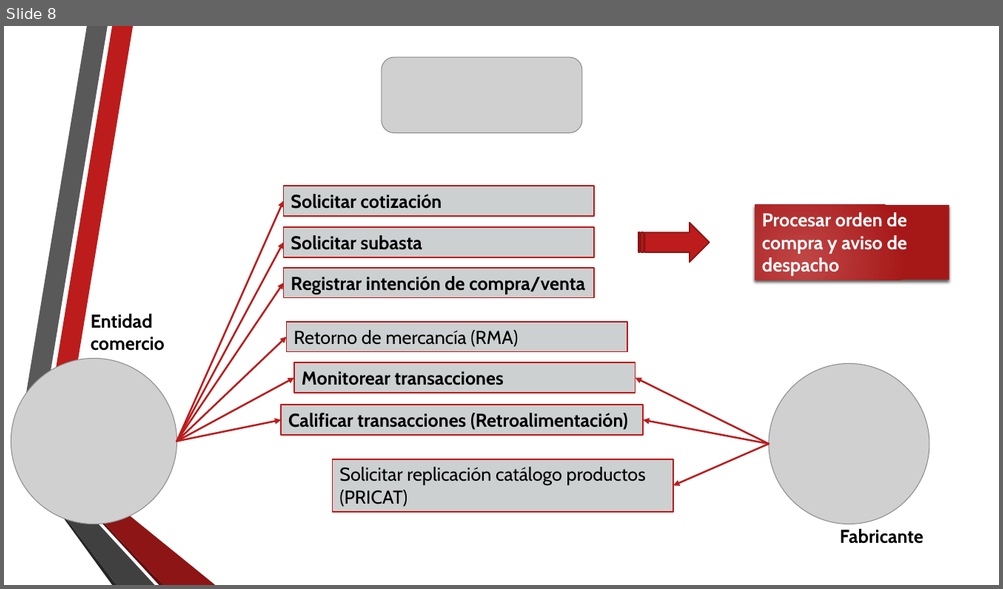
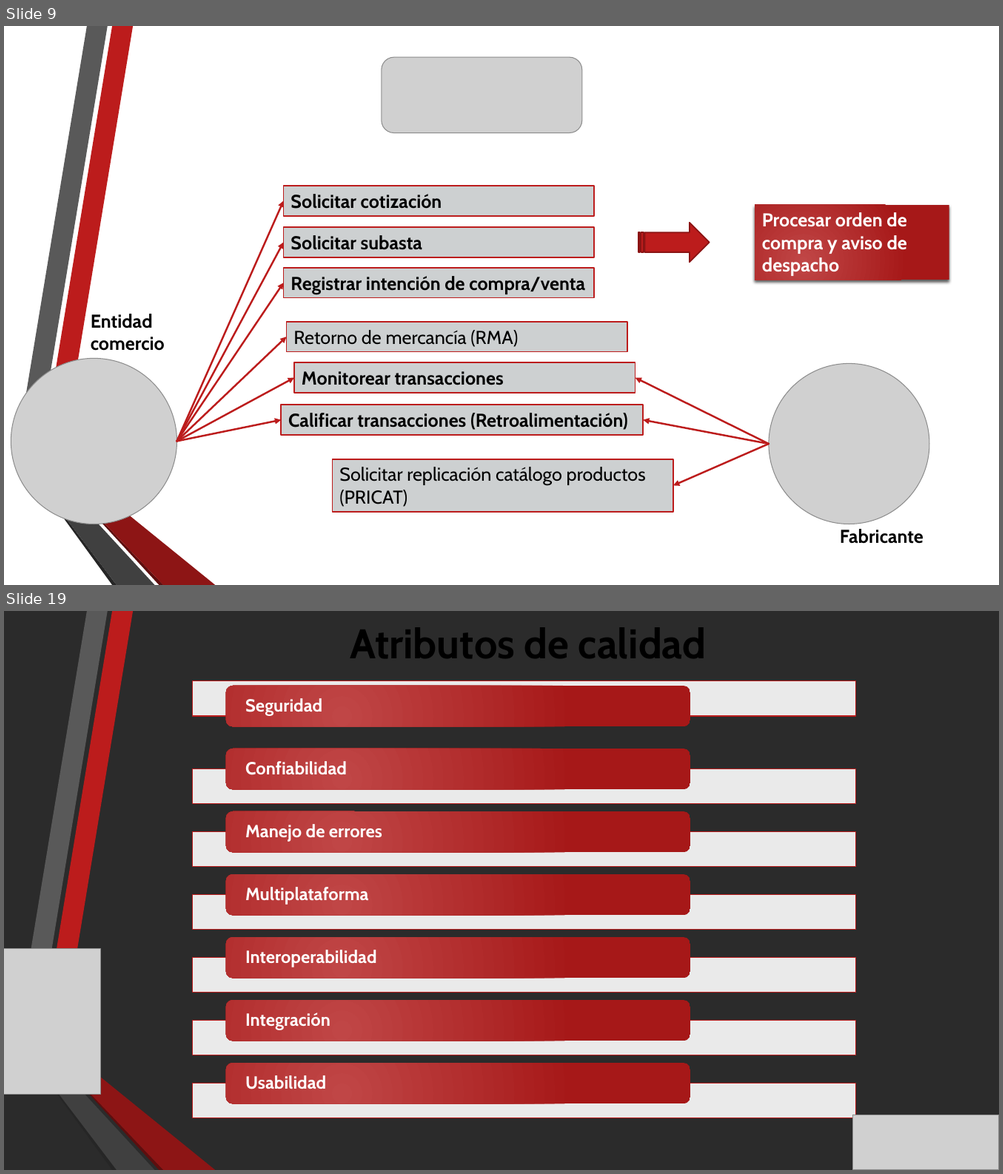
Before and after one commit to gaudisolutions/ecos, a slide deck: Proyecto I/Arquitectura Objetivo MPLA.pptx. Shown one above the other, each under a label of ours: slide 8 before the commit, slides 9 and 19 after it; the slides between them are not shown. The pictures are 1003x589 and 1003x1174 pixels, drawn with LibreOffice and Linux fonts; fonts in the diff are those of the drawing; grey boxes stand for pictures; background and template pictures are left out; a plain dark background stands for a picture behind light text. Boxes give left, top, right and bottom in pixels: in the first picture for what was removed or moved away, otherwise in the second. Text is boxed around its words. In the diff, an @@ line names an element or a change of style, - is before the commit and + after.

```diff
--- a/Proyecto I/Arquitectura Objetivo MPLA.pptx
+++ b/Proyecto I/Arquitectura Objetivo MPLA.pptx
@@ slide 19 added at (x1=4, y1=611, x2=999, y2=1170), background picture (left out); not listed: 6 template elements that a slide beside it also shows @@
@@ title added at (x1=350, y1=627, x2=706, y2=658), 40 pt, text #000000, bold @@
+Atributos de calidad
@@ picture added at (x1=4, y1=949, x2=100, y2=1095) @@
@@ group added at (x1=193, y1=681, x2=856, y2=1119): 7 rectangles, 7 rounded rectangles, 7 texts @@
+Seguridad
+Confiabilidad
+Manejo de errores
+Multiplataforma
+Interoperabilidad
+Integración
+Usabilidad
@@ picture added at (x1=852, y1=1116, x2=999, y2=1170) @@
@@ what was slide 8 is now slide 9 @@
```
Also in this commit, not shown: 11 slides changed, 6 other slides added.
